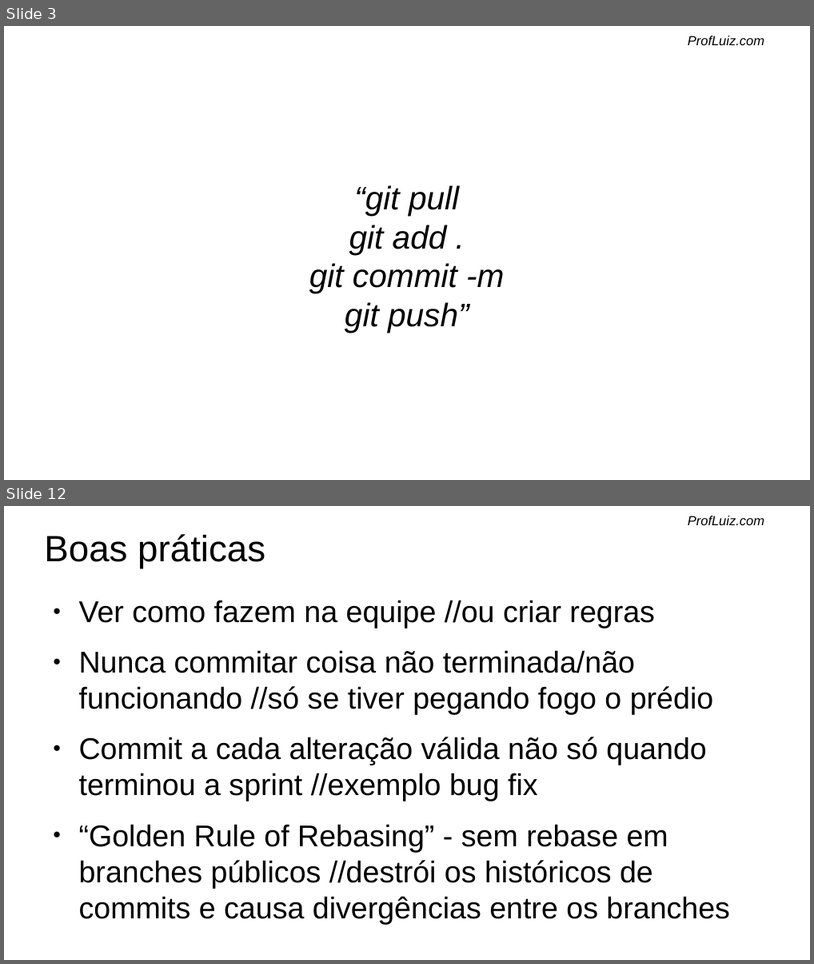
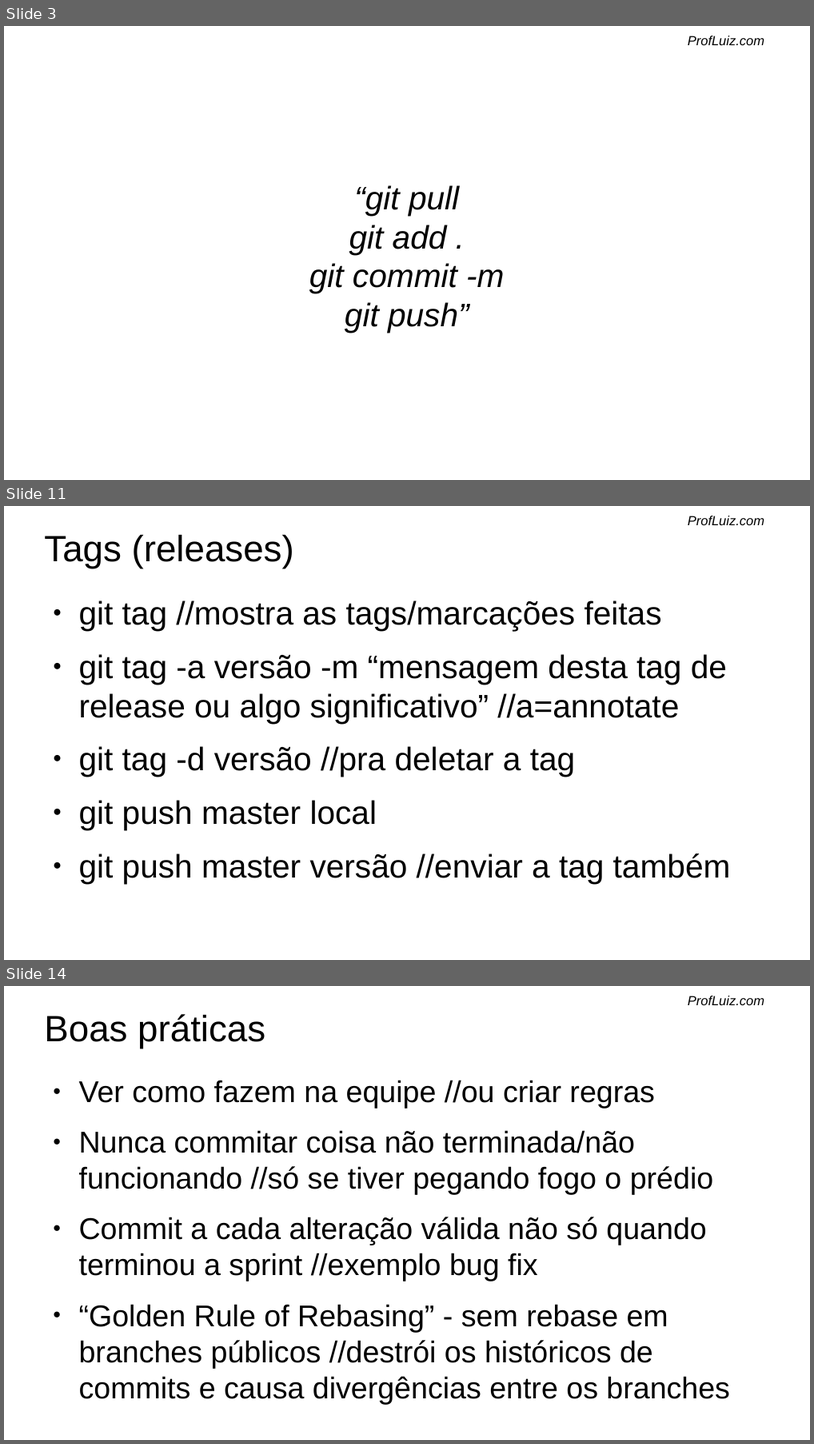
Before and after one commit to SenacSCST5/testes, a slide deck: git.odp. Shown one above the other, each under a label of ours: slides 3 and 12 before the commit, slides 3, 11 and 14 after it; the slides between them are not shown. The pictures are 814x964 and 814x1444 pixels, drawn with LibreOffice and Linux fonts; fonts in the diff are those of the drawing; background and template pictures are left out. Boxes give left, top, right and bottom in pixels: in the first picture for what was removed or moved away, otherwise in the second. Text is boxed around its words. In the diff, an @@ line names an element or a change of style, - is before the commit and + after.

```diff
--- a/git.odp
+++ b/git.odp
@@ slide 11 added at (4, 506, 810, 960), background #FFFFFF; not listed: 1 template element that a slide beside it also shows @@
@@ title added at (44, 535, 294, 568), 36 pt, text #000000 @@
+Tags (releases)
@@ text added at (79, 600, 731, 884), 32 pt, text #000000 @@
+● git tag //mostra as tags/marcações feitas
+● git tag -a versão -m “mensagem desta tag de release ou algo significativo” //a=annotate
+● git tag -d versão //pra deletar a tag
+● git push master local
+● git push master versão //enviar a tag também
@@ what was slide 12 is now slide 14 @@
```
Also in this commit, not shown: 7 slides changed, 2 other slides added, 11 slides removed.
